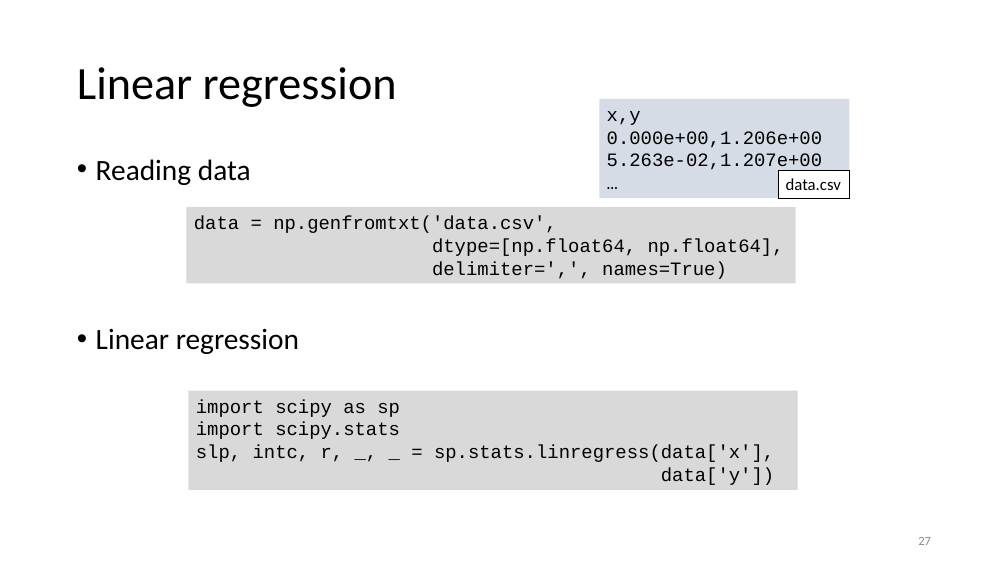
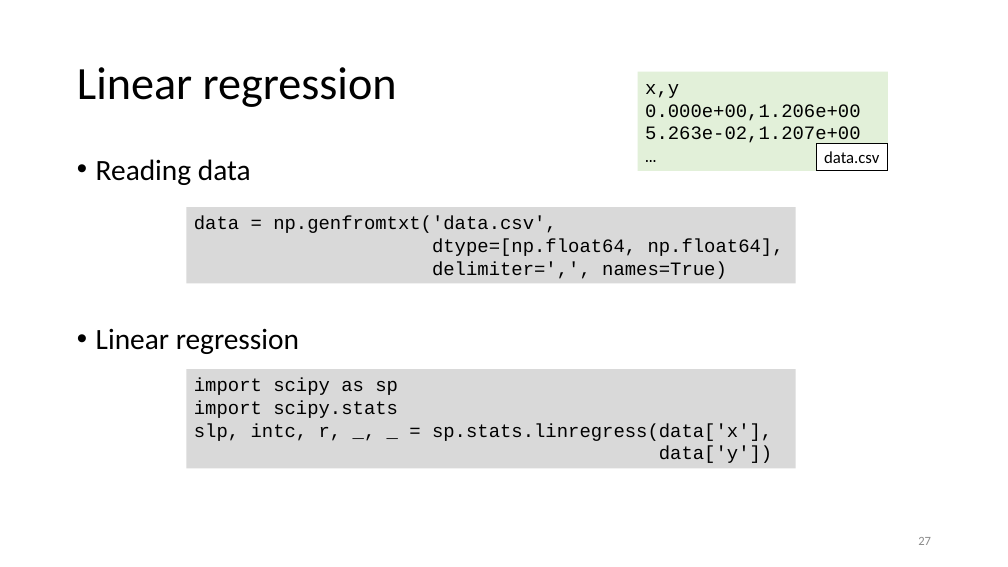
Before and after one commit to gjbex/Scientific-Python, a slide deck: slide 27 of scientific_python.pptx. Drawn at 1008x567 pixels with LibreOffice and Linux fonts; fonts in the diff are those of the drawing. Boxes give left, top, right and bottom in pixels: in the first picture for what was removed or moved away, otherwise in the second. Text is boxed around its words. In the diff, an @@ line names an element or a change of style, - is before the commit and + after.

Commit message:
Fix formatting scipy section

```diff
--- a/scientific_python.pptx
+++ b/scientific_python.pptx
@@ rectangle "x,y": place and size @@
-rectangle "x,y" at [600, 99, 850, 198]
+rectangle "x,y" at [638, 72, 889, 171]
@@ rectangle "x,y" at [638, 72, 889, 171]: fill #D6DCE5 to #E2F0D9 @@
@@ rectangle "data.csv": place and size @@
-rectangle "data.csv" at [778, 170, 849, 198]
+rectangle "data.csv" at [817, 143, 888, 171]
@@ rectangle "import scipy as sp import ...": place and size @@
-rectangle "import scipy as sp import ..." at [188, 391, 798, 490]
+rectangle "import scipy as sp import ..." at [187, 369, 796, 468]
```
Also in this commit, not shown: 8 other slides changed.
